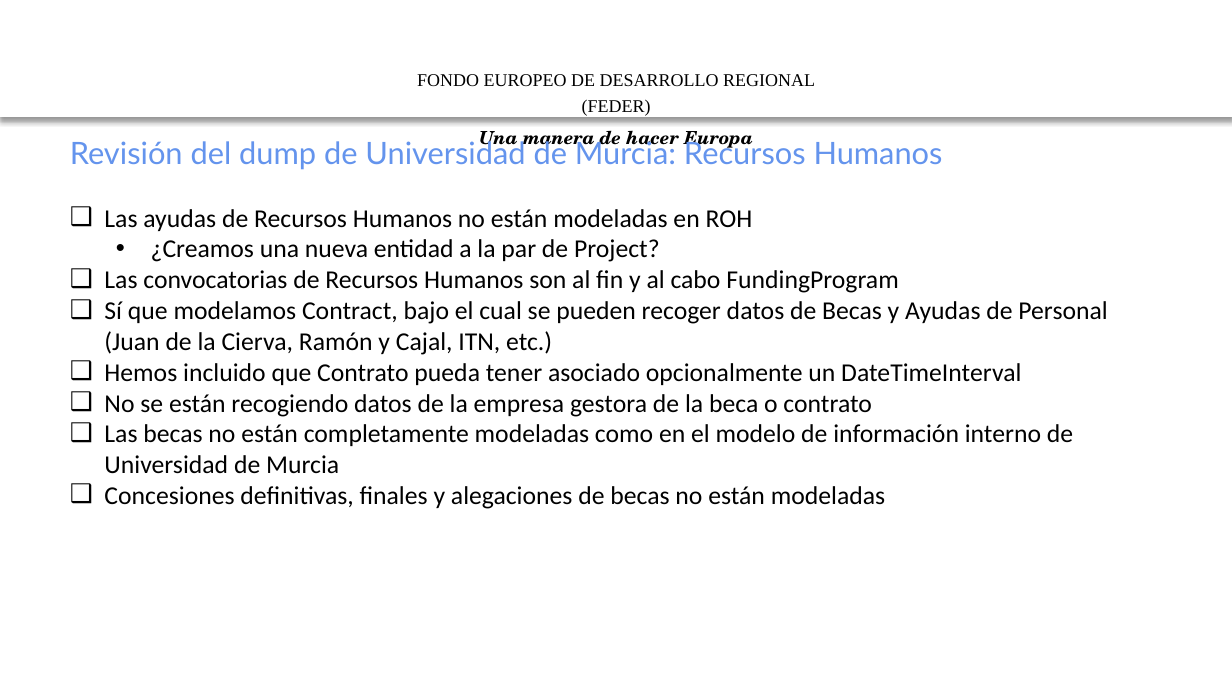
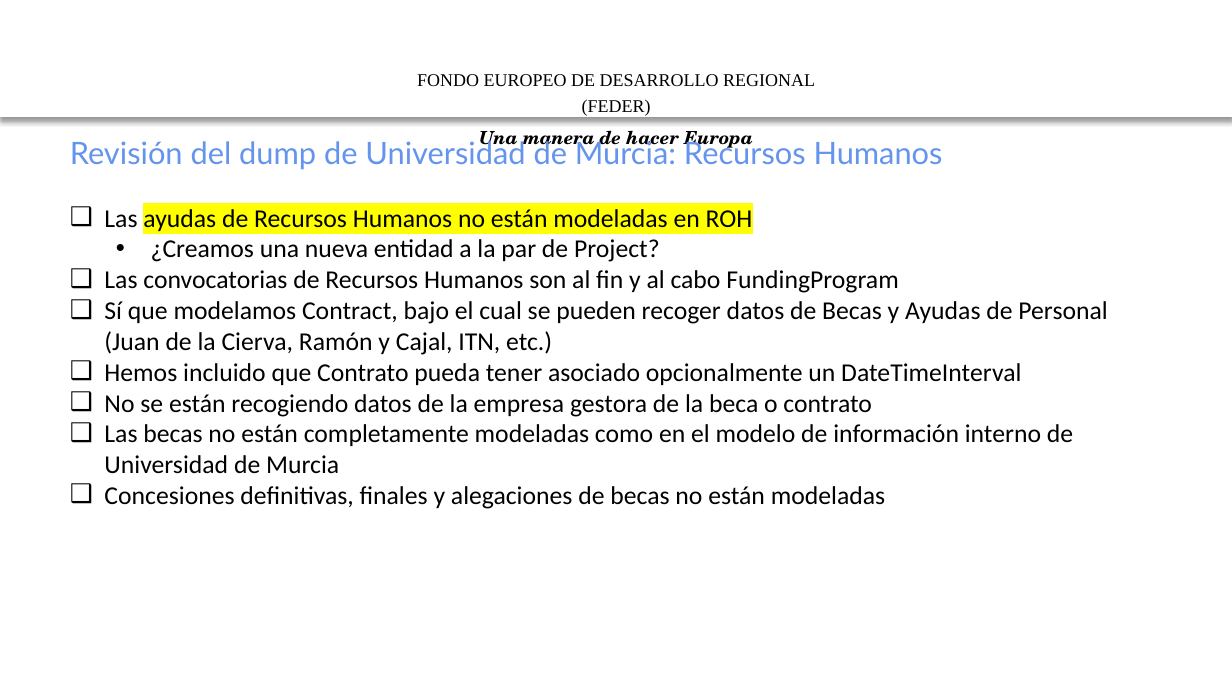
Before and after one commit to mpuerta004/GnossDeustoOnto, a slide deck: slide 14 of 20200109 HERCULES ASIO -ROH-Validación.pptx. Drawn at 1232x693 pixels with LibreOffice and Linux fonts; fonts in the diff are those of the drawing; background and template pictures are left out. Boxes give left, top, right and bottom in pixels: in the first picture for what was removed or moved away, otherwise in the second. Text is boxed around its words. In the diff, an @@ line names an element or a change of style, - is before the commit and + after.

```diff
--- a/20200109 HERCULES ASIO -ROH-Validación.pptx
+++ b/20200109 HERCULES ASIO -ROH-Validación.pptx
@@ text at [104,209,753,231]: highlight none to #FFFF00 in "ayudas de Recursos Humanos no están modeladas ..." @@
```
Also in this commit, not shown: 2 other slides changed, 5 other files.
